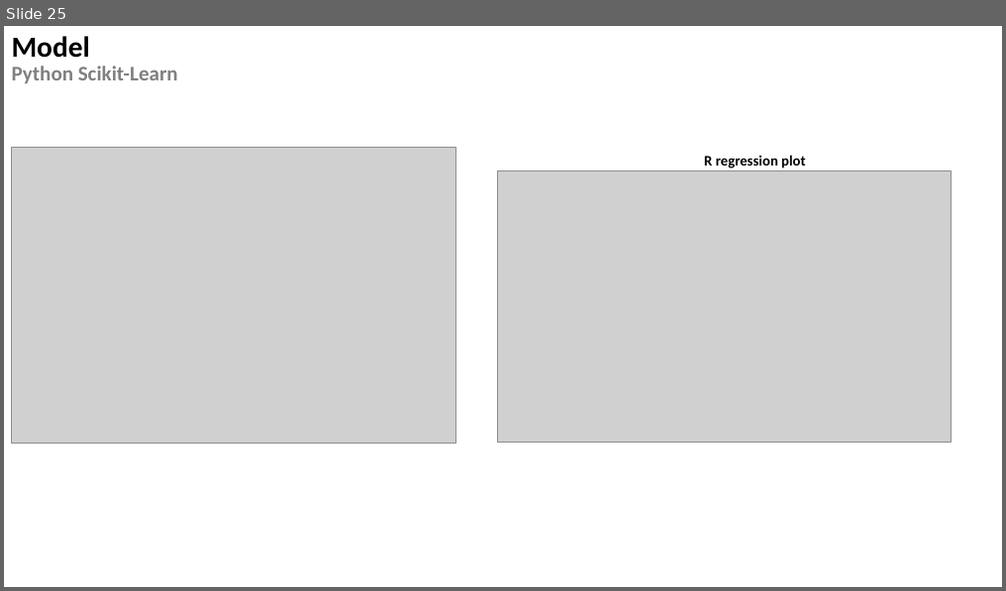
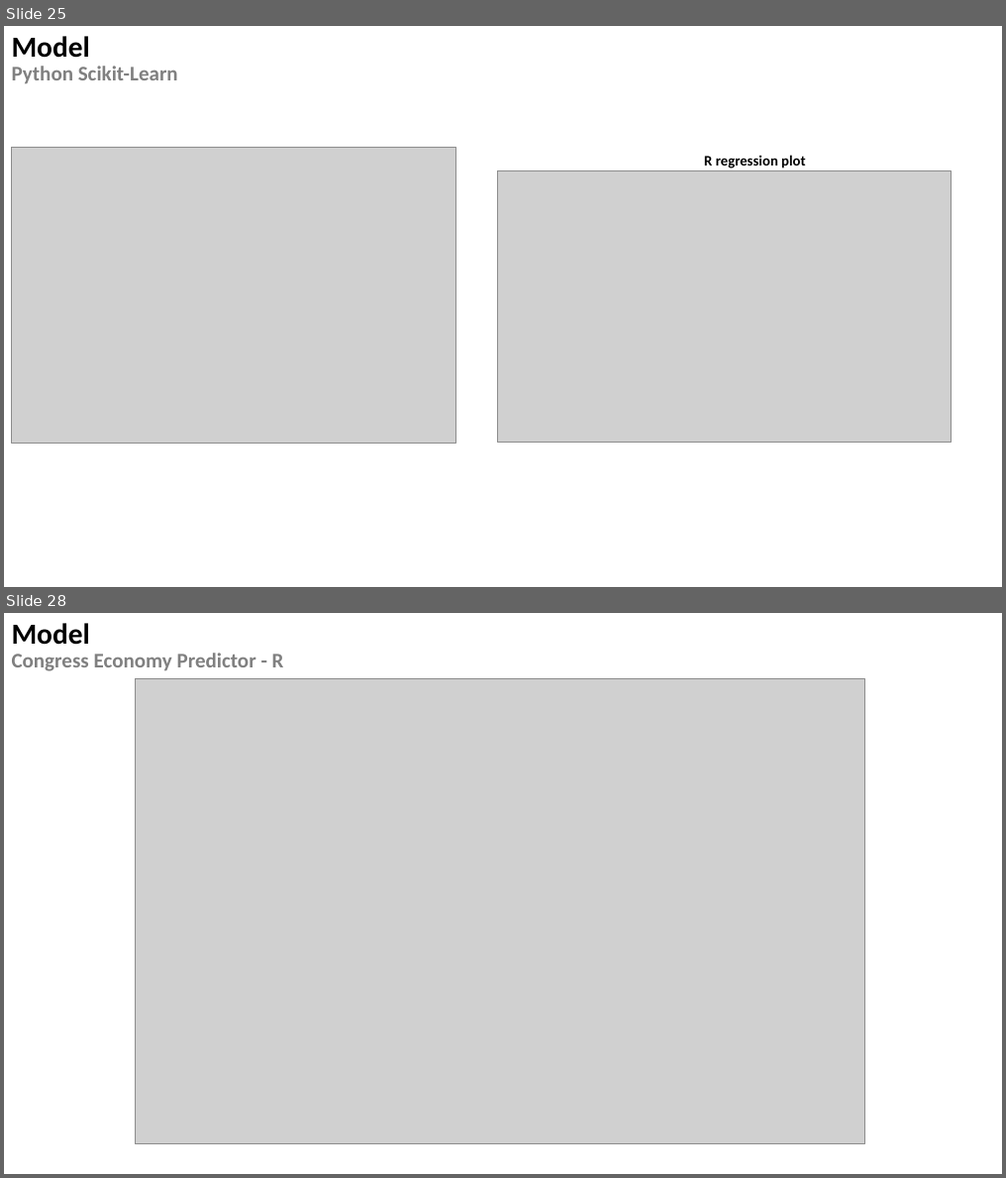
Before and after one commit to jjohn81/Data607FinalProject, a slide deck: Data607-Final-Project.pptx. Shown one above the other, each under a label of ours: slide 25 before the commit, slides 25 and 28 after it; the slides between them are not shown. The pictures are 1006x591 and 1006x1178 pixels, drawn with LibreOffice and Linux fonts; fonts in the diff are those of the drawing; grey boxes stand for pictures; background and template pictures are left out. Boxes give left, top, right and bottom in pixels: in the first picture for what was removed or moved away, otherwise in the second. Text is boxed around its words. In the diff, an @@ line names an element or a change of style, - is before the commit and + after.

```diff
--- a/Data607-Final-Project.pptx
+++ b/Data607-Final-Project.pptx
@@ slide 28 added at bbox=[4, 613, 1002, 1174], background #FFFFFF @@
@@ title added at bbox=[12, 623, 284, 671], 20 pt, text #808080, bold @@
+Model
+Congress Economy Predictor - R
@@ picture added at bbox=[135, 678, 865, 1145] @@
```
Also in this commit, not shown: 2 slides changed, 3 other slides added.
